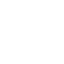
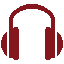
Revision of a layered w=64, h=64 image; what changed, layer by layer:
removed layer "Layer #3" over box(1, 4, 32, 60)
painted on "Layer #2" over box(1, 4, 63, 60)
removed layer "Layer #1" over box(9, 4, 32, 21)